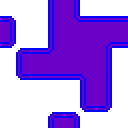
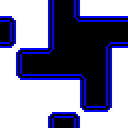
Layers edited between the first and the second 128 x 128 image:
pixels changed over [0, 0, 128, 128] (layer not identified)
